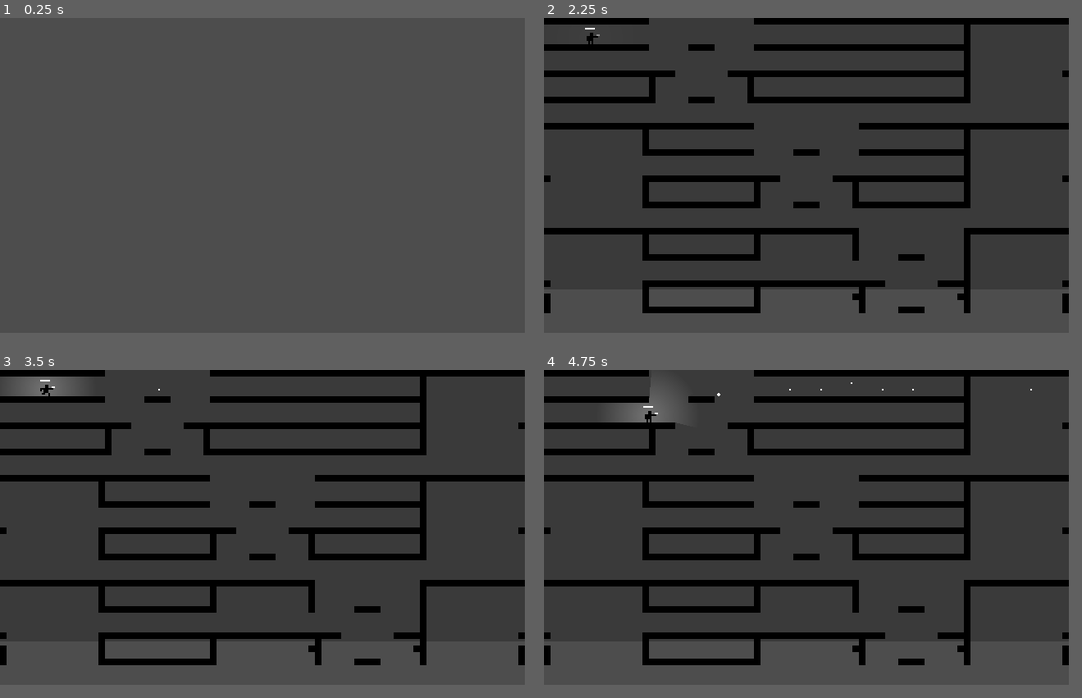
Above: before the commit, frames 1-4 (two rows, left to right).
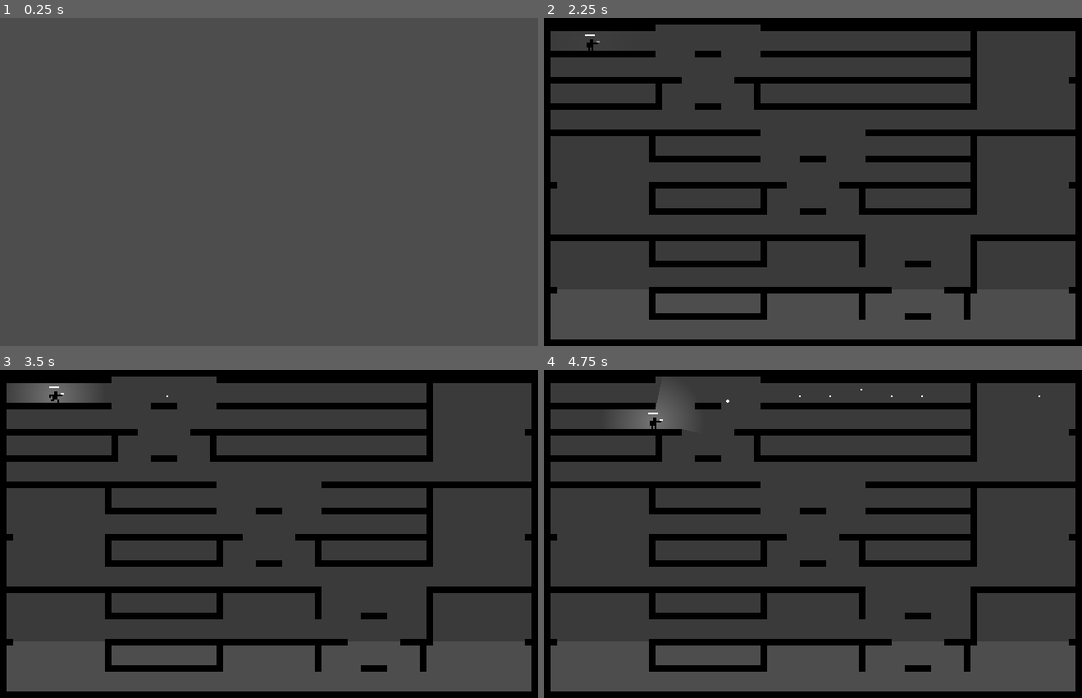
Above: after the commit, the same moments.

Repository: the-alex-g/goblin_guns
Game: Godot game, scene res://menus/join_menu.tscn
Same seed, same stepped clock (60 frames per second), same inputs: the game is played once before the commit and once after it.
Inputs (mouse positions are in pixels of both pictures, inside the frame that each line leads up to):
- Up to frame 1 (0.25 s): no input
- Up to frame 2 (2.25 s): tap Enter at 0.5, 2 s; move the mouse to (920, 159) at 0.52 s; press the mouse at (920, 159) at 0.53 s; hold D (right) 0.53-2.03 s; tap Space (jump) at 0.77, 1.25, 1.52 s; move the mouse to (700, 191) at 1.27 s; release the mouse at (700, 191) at 1.28 s; right-click (700, 191) at 1.35 s; move the mouse to (861, 106) at 2.02 s; hold A (left) from 2.03 s (still down); hold Shift (sneak) from 2.03 s (still down)
- Up to frame 3 (3.5 s): move the mouse to (236, 589) at 2.77 s; release A (left) at 2.78 s; release Shift (sneak) at 2.78 s; hold D (right) from 2.78 s (still down); tap Enter at 2.85 s; click (236, 589) at 2.92 s; tap Space (jump) at 3.02 s
- Up to frame 4 (4.75 s): move the mouse to (963, 573) at 3.52 s; press the mouse at (963, 573) at 3.53 s; tap Space (jump) at 3.77, 4.52 s; move the mouse to (651, 481) at 4.27 s; release D (right) at 4.28 s; release the mouse at (651, 481) at 4.28 s; hold A (left) from 4.28 s (still down); right-click (651, 481) at 4.35 s
In our replay, the window is 640x384 before the commit and 656x400 after it. These sizes can differ from the game's own. Grey fills any space a smaller window leaves; there, only what the larger window draws over its background counts as a difference.

The runs differ from the first frame. In frame 1, only the window size differs. In frame 2, 32% of the frame differs, in the area x 0-99%, y 0-98%; in frame 3, 32%; in frame 4, 32%.

Commit message:
Transition to functional room encoding

Diff:
--- a/project/main/main.gd
+++ b/project/main/main.gd
@@ -1,14 +1,9 @@
 class_name Main
 extends Node2D
-
-enum CellType {WALL, SPACE, N_LEFT, N_RIGHT, UP}
 
 @export var apply_shadow := true
 
 var players : Array[int] = [0]
-var _n_left_cells : PackedVector2Array = []
-var _n_right_cells : PackedVector2Array = []
-var _up_cells : PackedVector2Array = []
 var _rooms : Array[Array] = []
 var _stairs : Array[Array] = []
 
@@ -33,16 +28,16 @@
 
 
 func _build_outer_walls() -> void:
-	for x in range(-3, 82):
-		_add_cell(Vector2i(x, -3))
-		_add_cell(Vector2i(x, -1))
-		_add_cell(Vector2i(x, 40))
-		_add_cell(Vector2i(x, 42))
-	for y in range(-3, 42):
-		_add_cell(Vector2i(-3, y))
-		_add_cell(Vector2i(-1, y))
-		_add_cell(Vector2i(80, y))
-		_add_cell(Vector2i(82, y))
+	for x in range(-2, 83):
+		_add_cell(Vector2i(x, -2))
+		_add_cell(Vector2i(x, 0))
+		_add_cell(Vector2i(x, 49))
+		_add_cell(Vector2i(x, 51))
+	for y in range(-2, 51):
+		_add_cell(Vector2i(-2, y))
+		_add_cell(Vector2i(0, y))
+		_add_cell(Vector2i(81, y))
+		_add_cell(Vector2i(83, y))
 
 
 func _build_complex() -> void:
@@ -51,30 +46,37 @@
 	for row in 3:
 		var stair_location := randi_range(0, 4)
 		for column in 5:
-			var offset := Vector2i(column * 16, row * 16)
+			var offset := Vector2i(column * 16 + 1, row * 16 + 1)
 			if column == stair_location:
 				_build_room(_stairs.pick_random(), offset)
 			else:
 				_build_room(_rooms.pick_random(), offset)
-	_resolve_conditional_cells()
 
 
-func _get_type(c: String) -> CellType:
+func _false(_pos) -> bool:
+	return false
+
+
+func _true(_pos) -> bool:
+	return true
+
+
+func _get_type(c: String) -> Callable:
 	if c == "#":
-		return CellType.WALL
+		return _true
 	elif c == "<":
-		return CellType.N_LEFT
+		return func(pos: Vector2i): return _cell_full(pos + Vector2i.LEFT)
 	elif c == ">":
-		return CellType.N_RIGHT
+		return func(pos: Vector2i): return _cell_full(pos + Vector2i.RIGHT)
 	elif c == "^":
-		return CellType.UP
+		return func(pos: Vector2i): return _cell_full(pos + Vector2i.UP)
 	else:
 		if c != " ":
 			push_warning("unknown cell type %s" % c)
-		return CellType.SPACE
+		return _false
 
 
-func _load_room(file_name: String) -> Array:
+func _load_room(file_name: String) -> Array[Callable]:
 	var file := FileAccess.open("res://main/%s.txt" % file_name, FileAccess.READ)
 	var room := []
 	var lines := 0
@@ -87,7 +89,7 @@
 				return room
 			else:
 				for i in 16:
-					room.append(CellType.SPACE)
+					room.append(_false)
 		else:
 			var i = 0;
 			var chars = 0
@@ -97,9 +99,15 @@
 				if c == "?":
 					i += 1
 					if randf() < 0.5:
-						room.append(CellType.SPACE)
+						room.append(_false)
 					else:
 						room.append(_get_type(line[i]))
+				elif c == "!":
+					i += 1
+					room.append(
+						func(pos: Vector2i):
+							return not _get_type(line[i]).call(pos)
+					)
 				else:
 					room.append(_get_type(line[i]))
 				i += 1
@@ -121,17 +129,10 @@
 func _build_room(room: Array, offset: Vector2i) -> void:
 	for i in 256:
 		var cell := offset + Vector2i(i % 16, floori(i / 16.0))
-		match room[i]:
-			CellType.WALL:
-				_add_cell(cell)
-			CellType.SPACE:
-				_tile_layer.erase_cell(cell)
-			CellType.N_LEFT:
-				_n_left_cells.append(cell)
-			CellType.N_RIGHT:
-				_n_right_cells.append(cell)
-			CellType.UP:
-				_up_cells.append(cell)
+		if room[i].call(cell):
+			_add_cell(cell)
+		else:
+			_tile_layer.erase_cell(cell)
 
 
 func _cell_full(cell: Vector2i) -> bool:
@@ -140,15 +141,3 @@
 
 func _cell_empty(cell: Vector2i) -> bool:
 	return not _cell_full(cell)
-
-
-func _resolve_conditional_cells() -> void:
-	for cell : Vector2i in _n_left_cells:
-		if _cell_empty(cell + Vector2i.LEFT):
-			_add_cell(cell)
-	for cell : Vector2i in _n_right_cells:
-		if _cell_empty(cell + Vector2i.RIGHT):
-			_add_cell(cell)
-	for cell : Vector2i in _up_cells:
-		if _cell_full(cell + Vector2i.UP):
-			_add_cell(cell)
--- a/project/project.godot
+++ b/project/project.godot
@@ -21,8 +21,8 @@
 
 [display]
 
-window/size/viewport_width=640
-window/size/viewport_height=384
+window/size/viewport_width=656
+window/size/viewport_height=400
 window/stretch/mode="canvas_items"
 
 [input]
Not shown, changed: project/main/rooms/large_room.txt
Not shown, changed: project/main/rooms/stacked_rooms.txt
Not shown, changed: project/main/stairs/basic_staircase.txt
